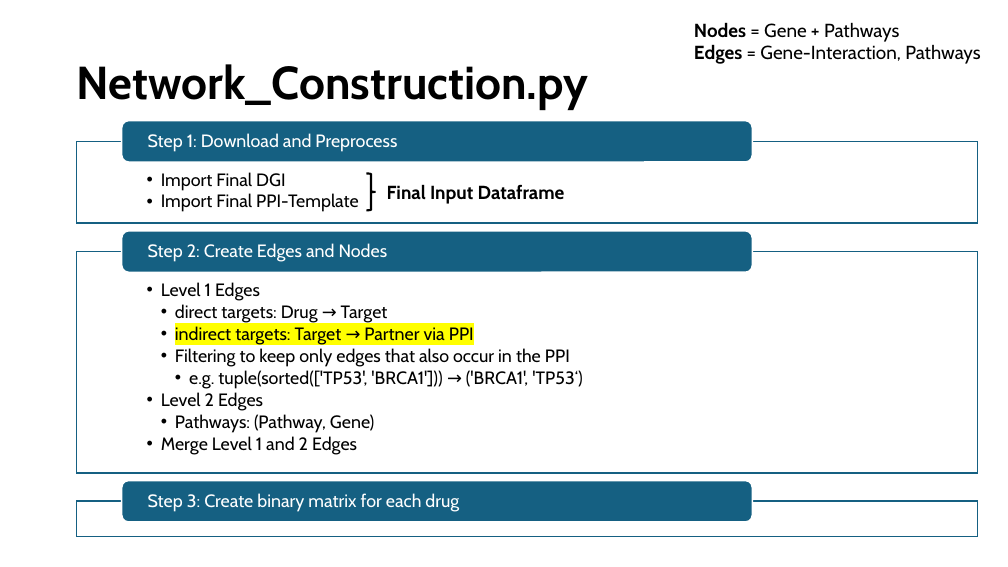
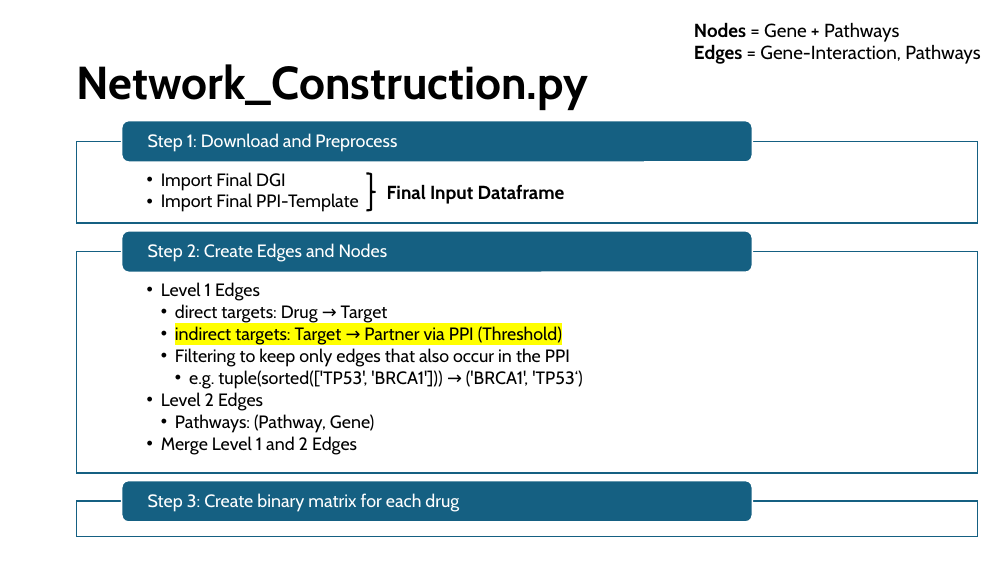
Before and after one commit to txm0324/Bachelor-Thesis, a slide deck: slide 5 of Overview_Network.pptx. Drawn at 1008x567 pixels with LibreOffice and Linux fonts; fonts in the diff are those of the drawing. Boxes give left, top, right and bottom in pixels: in the first picture for what was removed or moved away, otherwise in the second. Text is boxed around its words. In the diff, an @@ line names an element or a change of style, - is before the commit and + after.

```diff
--- a/Overview_Network.pptx
+++ b/Overview_Network.pptx
@@ text at [175, 326, 562, 345]: text changed @@
-    • indirect targets: Target → Partner via PPI
+    • indirect targets: Target → Partner via PPI (Threshold)
```
Also in this commit, not shown: 1 other slide changed, 6 slides added, 2 other files.
